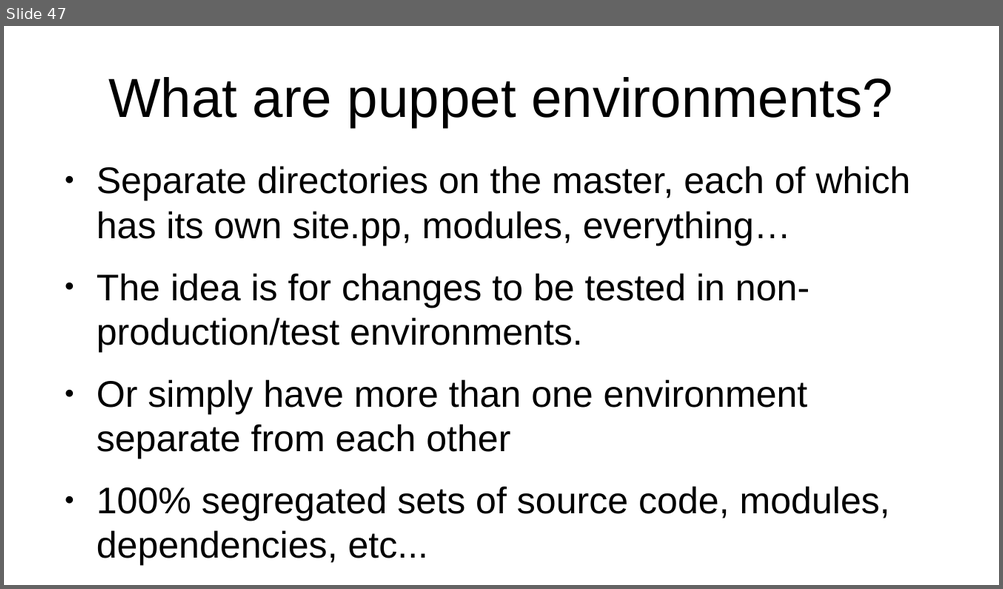
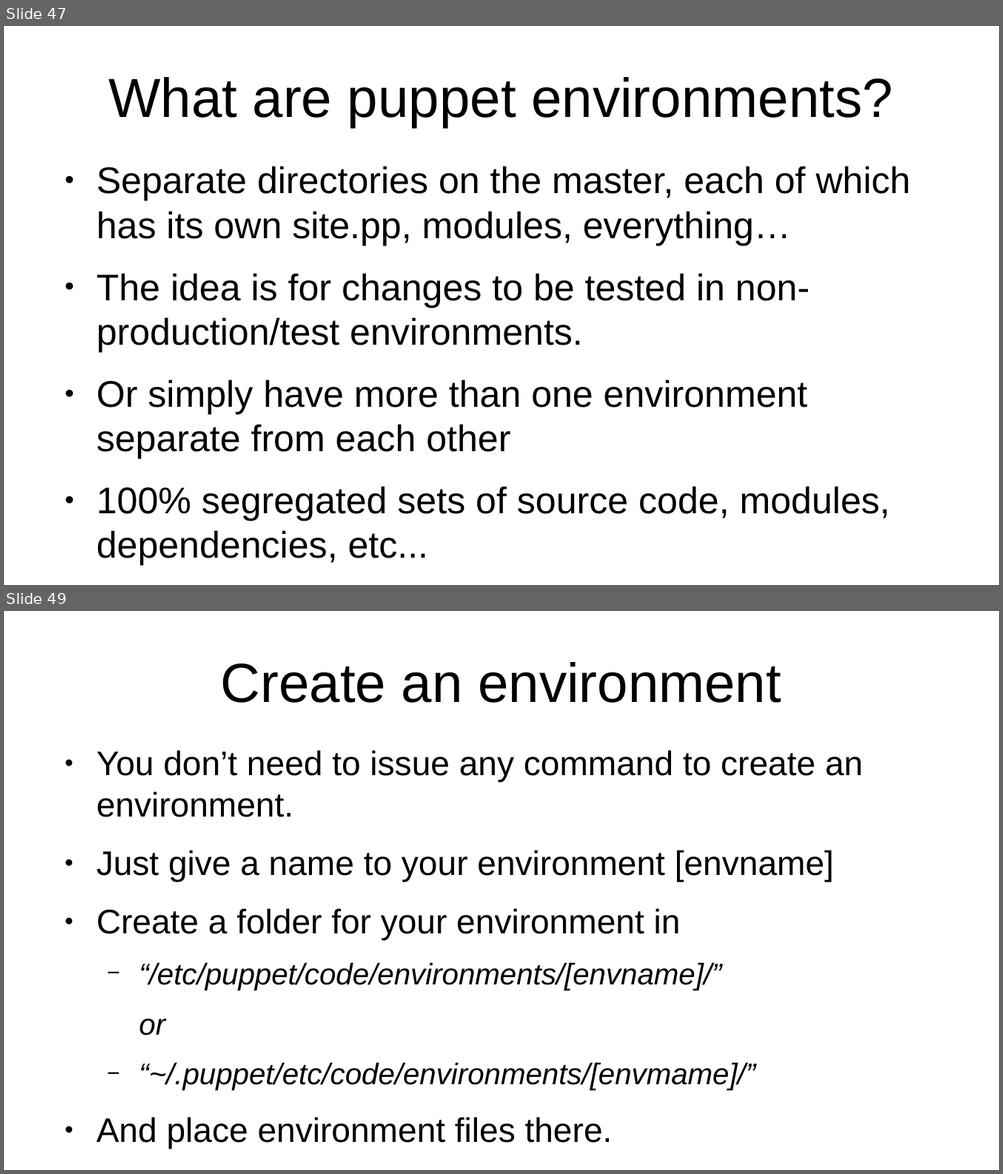
Before and after one commit to veltzer/teaching-puppet, a slide deck: slides.odp. Shown one above the other, each under a label of ours: slide 47 before the commit, slides 47 and 49 after it; the slides between them are not shown. The pictures are 1003x589 and 1003x1174 pixels, drawn with LibreOffice and Linux fonts; fonts in the diff are those of the drawing. Boxes give left, top, right and bottom in pixels: in the first picture for what was removed or moved away, otherwise in the second. Text is boxed around its words. In the diff, an @@ line names an element or a change of style, - is before the commit and + after.

```diff
--- a/slides.odp
+++ b/slides.odp
@@ slide 49 added at (4,611,999,1170), background #FFFFFF @@
@@ title added at (221,662,781,703), 44 pt, text #000000 @@
+Create an environment
@@ text added at (96,750,862,1149), 27.2 pt, text #000000 @@
+● You don’t need to issue any command to create an environment.
+● Just give a name to your environment [envname]
+● Create a folder for your environment in
+  − “/etc/puppet/code/environments/[envname]/”
+  or
+  − “~/.puppet/etc/code/environments/[envmame]/”
+● And place environment files there.
```
Also in this commit, not shown: 5 slides changed, 1 other slide added.
